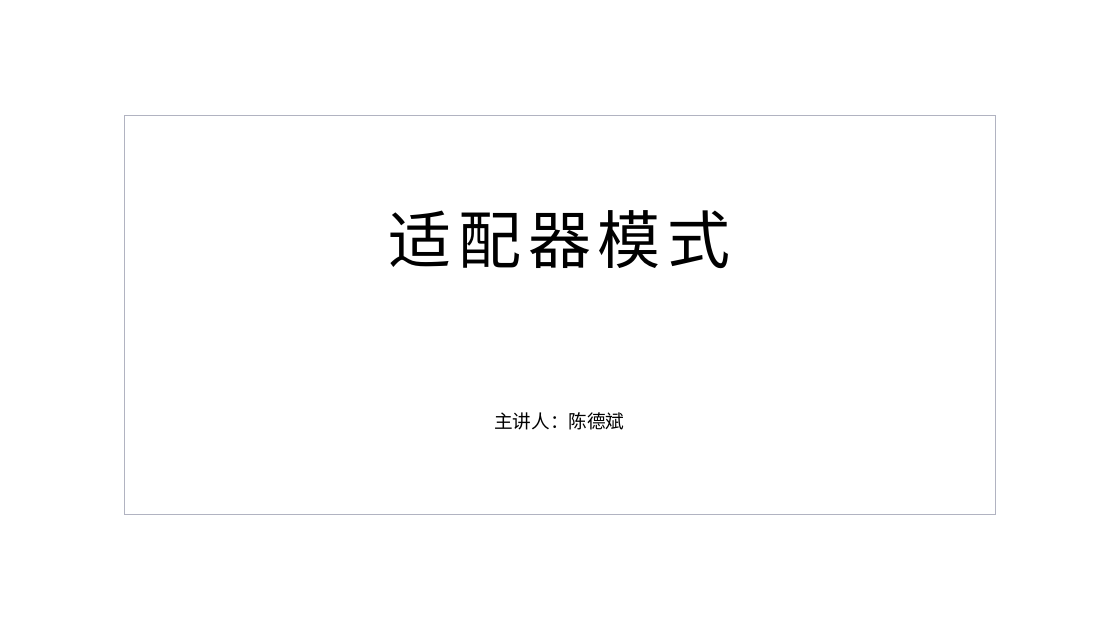
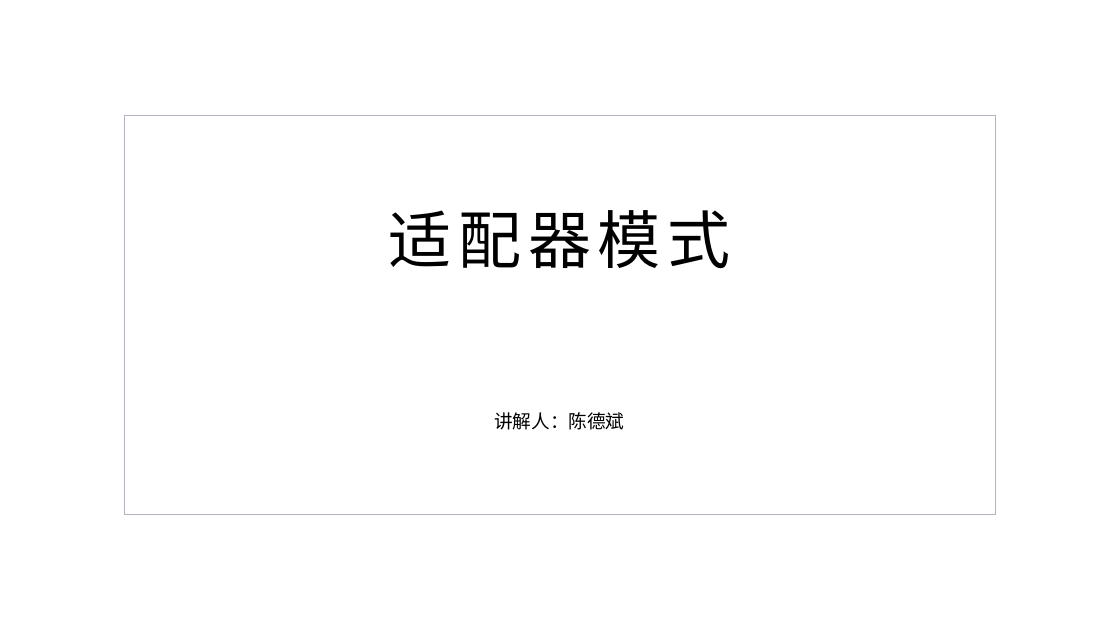
Before and after one commit to ulquiola/Adapter, a slide deck: slide 1 of 适配器模式.pptx. Drawn at 1120x630 pixels with LibreOffice and Linux fonts; fonts in the diff are those of the drawing; background and template pictures are left out. Boxes give left, top, right and bottom in pixels: in the first picture for what was removed or moved away, otherwise in the second. Text is boxed around its words. In the diff, an @@ line names an element or a change of style, - is before the commit and + after.

Commit message:
update PPT

```diff
--- a/适配器模式.pptx
+++ b/适配器模式.pptx
@@ text at [494,412,624,430]: text changed @@
-主讲人：陈德斌
+讲解人：陈德斌
```
Also in this commit, not shown: 1 other slide changed, 5 slides added, 7 slides removed.
